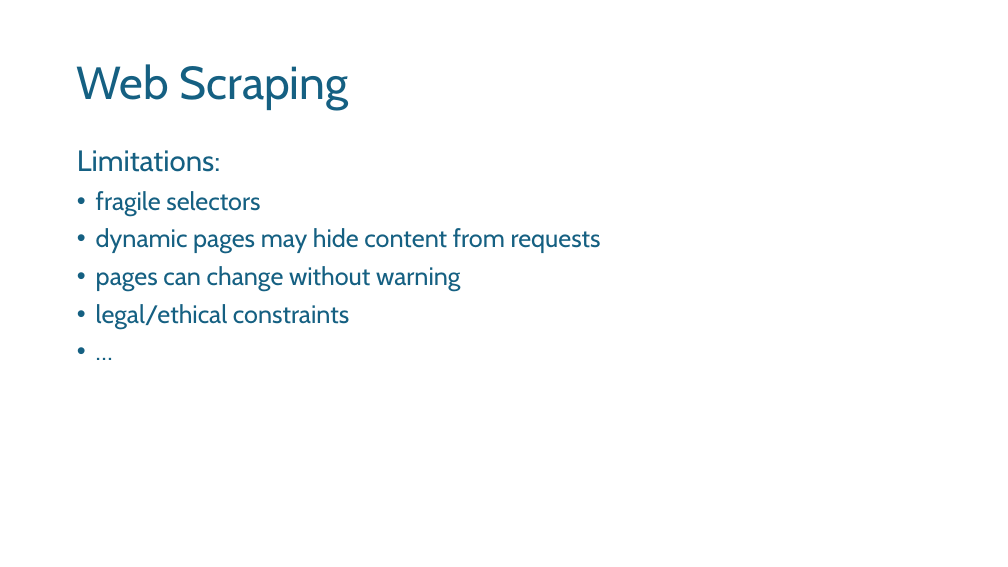
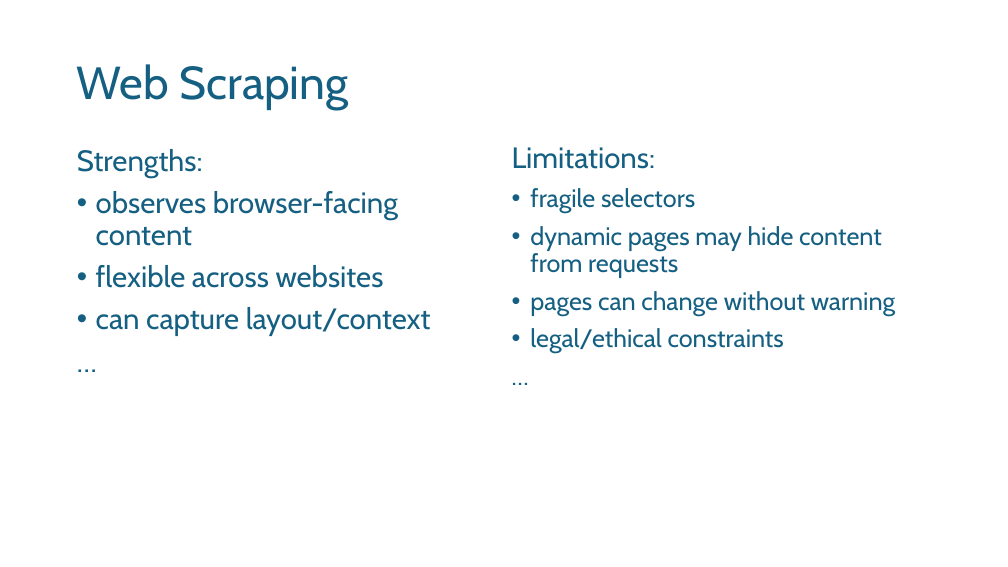
Before and after one commit to noellelebe/methodsNET_vlop-course-materials, a slide deck: slide 20 of slides/day1_intro.pptx (slide 24 before the commit). Drawn at 1008x567 pixels with LibreOffice and Linux fonts; fonts in the diff are those of the drawing; background and template pictures are left out. Boxes give left, top, right and bottom in pixels: in the first picture for what was removed or moved away, otherwise in the second. Text is boxed around its words. In the diff, an @@ line names an element or a change of style, - is before the commit and + after.

```diff
--- a/slides/day1_intro.pptx
+++ b/slides/day1_intro.pptx
@@ text added at box(77, 149, 431, 336), 28 pt, text #156082 @@
+Strengths:
+• observes browser-facing content
+• flexible across websites
+• can capture layout/context
+…
@@ text "Limitations:": place and size @@
-text "Limitations:" at box(77, 150, 601, 329)
+text "Limitations:" at box(512, 147, 895, 354)
@@ text "Limitations:" at box(512, 147, 895, 354): bullet • to none @@
```
Also in this commit, not shown: 12 other slides changed, 8 slides added, 12 slides removed, 48 other files.
